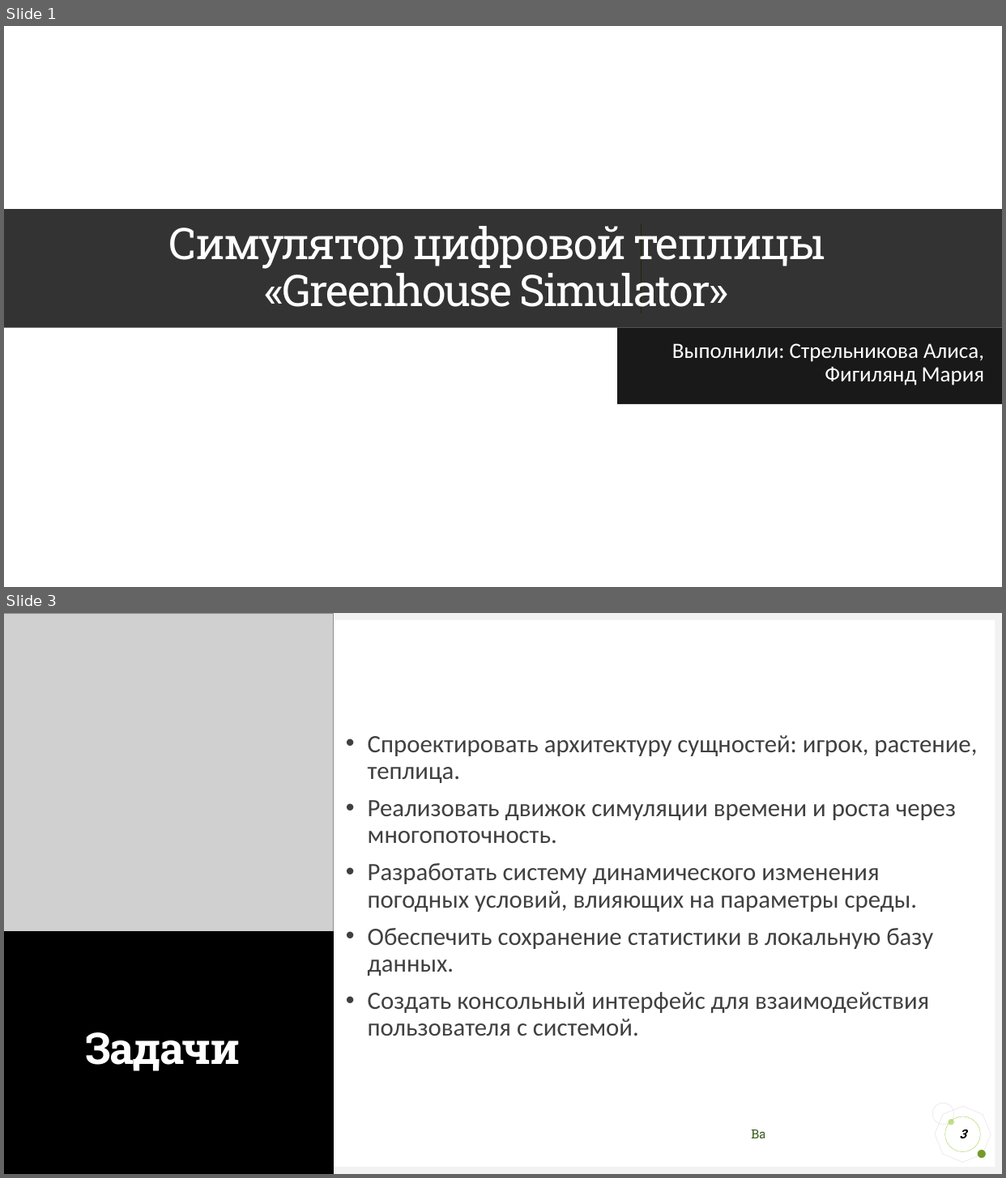
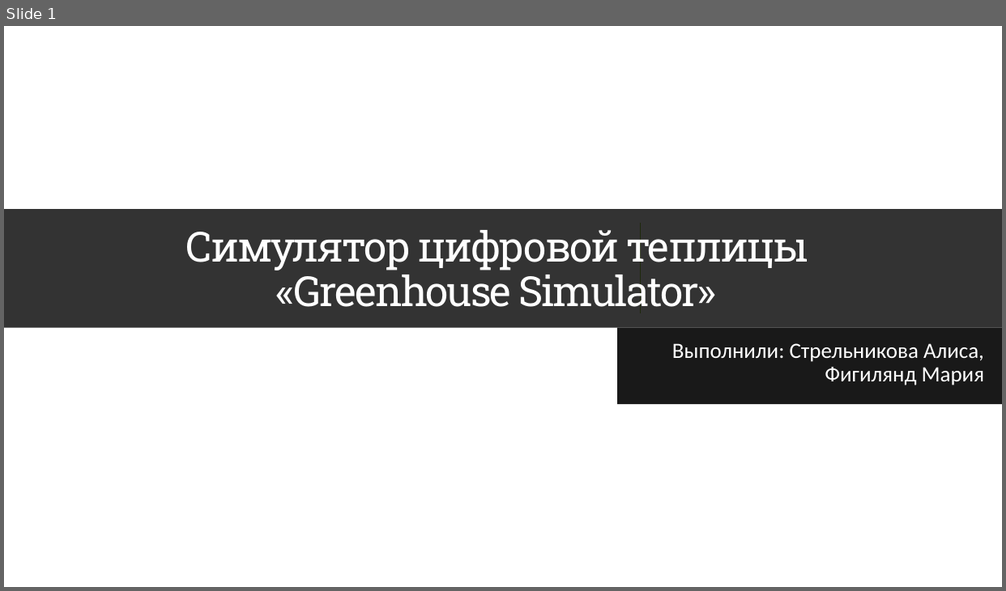
Before and after one commit to TenebressA1/GreenhouseSimulator, a slide deck: Презентация_Greenhouse.pptx. Shown one above the other, each under a label of ours: slides 1 and 3 before the commit, slide 1 after it; the slides between them are not shown. The pictures are 1006x1178 and 1006x591 pixels, drawn with LibreOffice and Linux fonts; fonts in the diff are those of the drawing; grey boxes stand for pictures; background and template pictures are left out. Boxes give left, top, right and bottom in pixels: in the first picture for what was removed or moved away, otherwise in the second. Text is boxed around its words. In the diff, an @@ line names an element or a change of style, - is before the commit and + after.

```diff
--- a/Презентация_Greenhouse.pptx
+++ b/Презентация_Greenhouse.pptx
@@ slide 3 removed at box(4, 613, 1002, 1174), background #FFFFFF @@
@@ rectangle removed at box(4, 613, 1002, 619) @@
@@ rectangle removed at box(4, 613, 11, 1174) @@
@@ picture removed at box(4, 613, 334, 931) @@
@@ rectangle removed at box(995, 613, 1002, 1174) @@
@@ text removed at box(368, 735, 977, 1036) @@
-• Спроектировать архитектуру сущностей: игрок, растение, теплица.
-• Реализовать движок симуляции времени и роста через многопоточность.
-• Разработать систему динамического изменения погодных условий, влияющих на параметры среды.
-• Обеспечить сохранение статистики в локальную базу данных.
-• Создать консольный интерфейс для взаимодействия пользователя с системой.
@@ title removed at box(4, 931, 334, 1174) @@
-Задачи
@@ rectangle removed at box(765, 1117, 928, 1152) @@
@@ octagon removed at box(929, 1101, 996, 1168) @@
@@ ellipse removed at box(932, 1103, 953, 1124) @@
@@ page number removed at box(945, 1117, 980, 1152) @@
-3
@@ ellipse removed at box(948, 1119, 954, 1125) @@
@@ text removed at box(751, 1130, 778, 1139) @@
-Ваш логотип или название
@@ rectangle removed at box(4, 1168, 1002, 1174) @@
@@ ellipse removed at box(978, 1151, 987, 1159) @@
@@ slide 1 changed as well @@
@@ title "Симулятор цифровой теплицы «Greenhouse Simulator»" at box(4, 209, 1002, 328): size 42 to 40 pt @@
@@ line (641, 224) - (641, 314): stroke #9ACB39 0.5 pt to #9ACB39 0.75 pt @@
```
Also in this commit, not shown: 12 other slides changed, 4 slides added, 10 other slides removed, 1 other file.
